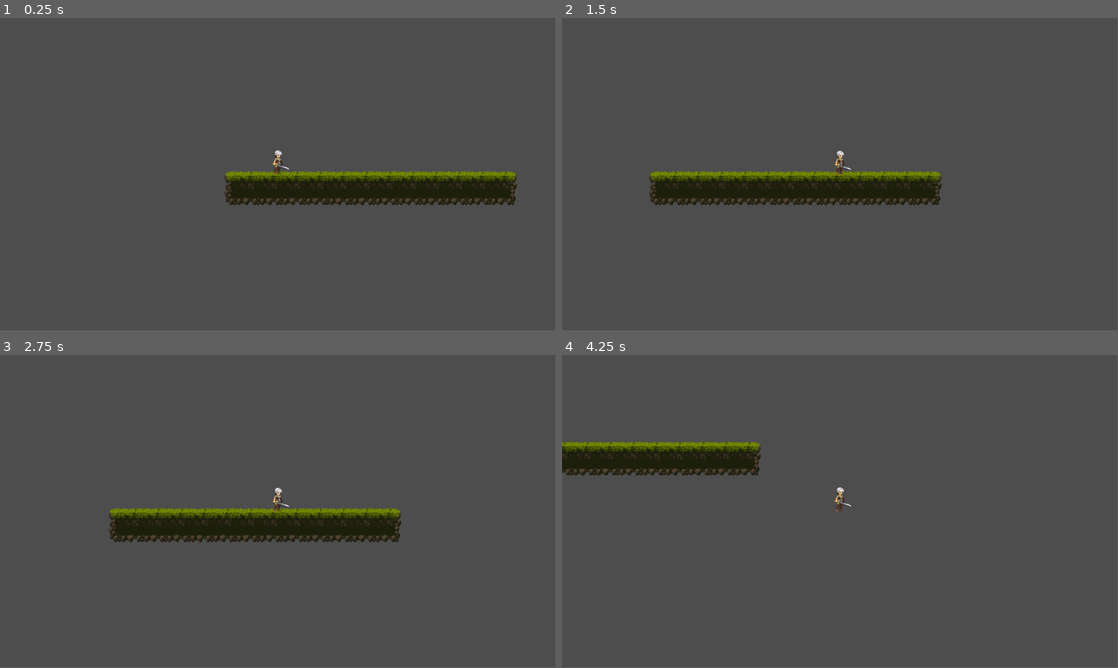
Above: before the commit, frames 1-4 (two rows, left to right).
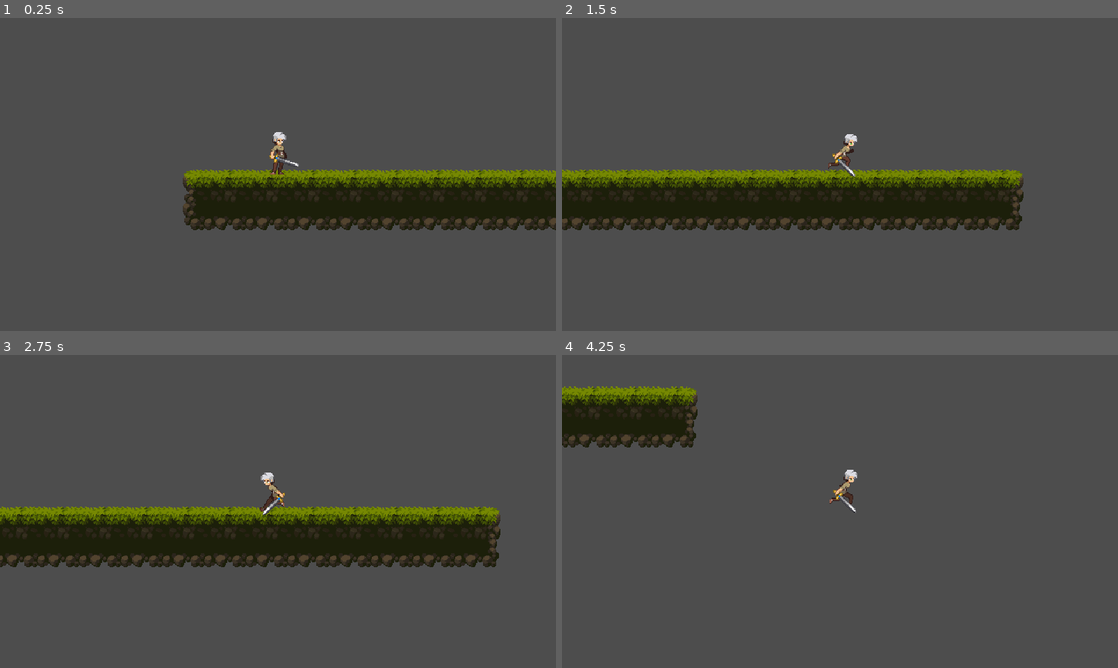
Above: after the commit, the same moments.

Repository: amusci/4FunGames
Game: Godot game, scene res://levels/level.tscn
Two runs of this game, one before a commit and one after it. Both use one fixed random seed, a clock stepped at 60 frames per second and the inputs below.
Inputs:
- Up to frame 1 (0.25 s): no input
- Up to frame 2 (1.5 s): hold D (move_right) from 0.53 s (still down)
- Up to frame 3 (2.75 s): release D (move_right) at 2.03 s; hold A (move_left) from 2.03 s (still down)
- Up to frame 4 (4.25 s): release A (move_left) at 2.78 s; hold D (move_right) from 2.78 s (still down)
In our replay, the window is 799x449 before the commit and 800x450 after it. These sizes can differ from the game's own. Grey fills any space a smaller window leaves; there, only what the larger window draws over its background counts as a difference.

The runs differ from the first frame. In frame 1, 8.8% of the frame differs, in the area x 32-100%, y 36-68%; in frame 2, 12%; in frame 3, 13%, in the area x 0-90%, y 37-68%; in frame 4, 8.1%.

Commit message:
add run animations, flipping animations
https://youtu.be/BngLl1GsYOU?list=PLWTXKdBN8RZdvd3bbCC4mg2kHo3NNnBz7

Diff:
--- a/Godot/playground/player.gd
+++ b/Godot/playground/player.gd
@@ -1,4 +1,5 @@
 extends CharacterBody2D
+@onready var animated_sprite_2d = $AnimatedSprite2D # reference to AnimatedSprite2D node
 
 const GRAVITY : int = 1000
 # setting gravity constant
@@ -22,6 +23,8 @@
 
 	move_and_slide()
 
+	player_animations()
+
 func player_falling(delta):
 	# Gravity function
 	if !is_on_floor():
@@ -34,9 +37,24 @@
 		current_state = State.idle
 
 func player_run(delta):
-	var direction = Input.get_axis("move_left","move_right")
-
+	# Function handles player run
+	var direction = Input.get_axis("move_left","move_right") # get left and right inputs
+	print(direction) # left = -1, right = 1, nothing = 0
 	if direction: # if there's left and right input
 		velocity.x = direction * SPEED # multiply speed to that direction
 	else: # if there's no input
 		velocity.x = move_toward(velocity.x, 0, SPEED) # move towards 0
+
+	if direction != 0: # if we are moving
+		current_state = State.run # change state to run
+		if direction > 0: # if direction is right
+			animated_sprite_2d.flip_h = false # no need to touch sprite
+		else: # if direction is left
+			animated_sprite_2d.flip_h = true # flip sprite
+
+func player_animations():
+	# animations depending on state
+	if current_state == State.idle:
+		animated_sprite_2d.play("idle")
+	elif current_state == State.run:
+		animated_sprite_2d.play("player_run")
--- a/Godot/playground/player.tscn
+++ b/Godot/playground/player.tscn
@@ -111,7 +111,7 @@
 [node name="AnimatedSprite2D" type="AnimatedSprite2D" parent="."]
 position = Vector2(0, -24)
 sprite_frames = SubResource("SpriteFrames_div5j")
-animation = &"idle"
+animation = &"player_run"
 autoplay = "idle"
 
 [node name="CollisionShape2D" type="CollisionShape2D" parent="."]
--- a/Godot/playground/project.godot
+++ b/Godot/playground/project.godot
@@ -14,6 +14,14 @@
 run/main_scene="res://levels/level.tscn"
 config/features=PackedStringArray("4.2", "Mobile")
 config/icon="res://icon.svg"
+
+[display]
+
+window/size/viewport_width=640
+window/size/viewport_height=360
+window/size/window_width_override=1280
+window/size/window_height_override=780
+window/stretch/mode="viewport"
 
 [dotnet]
 
